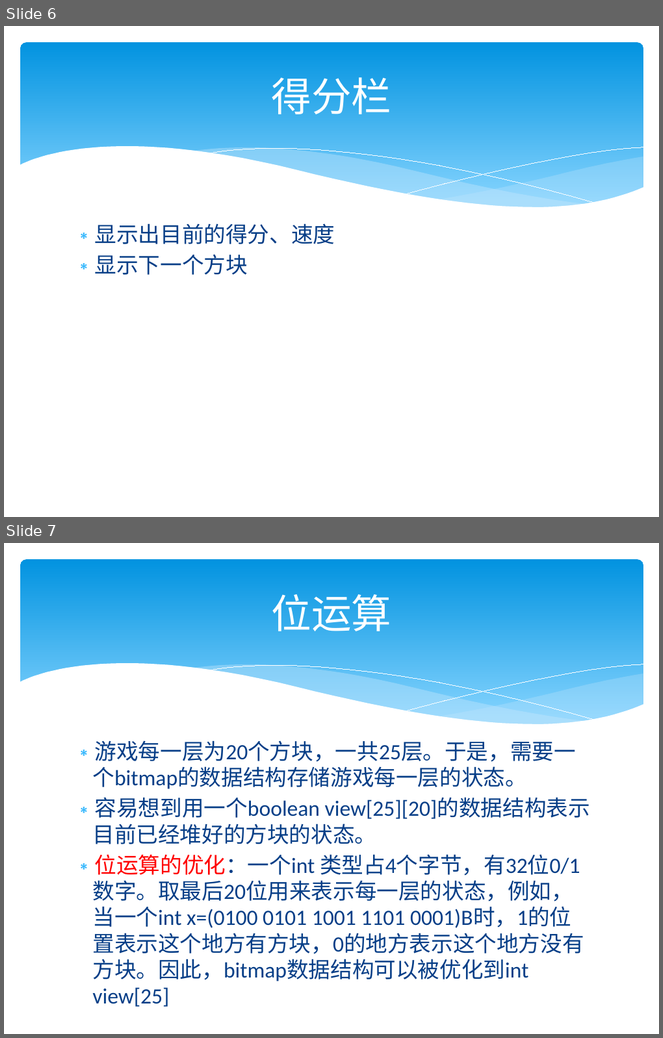
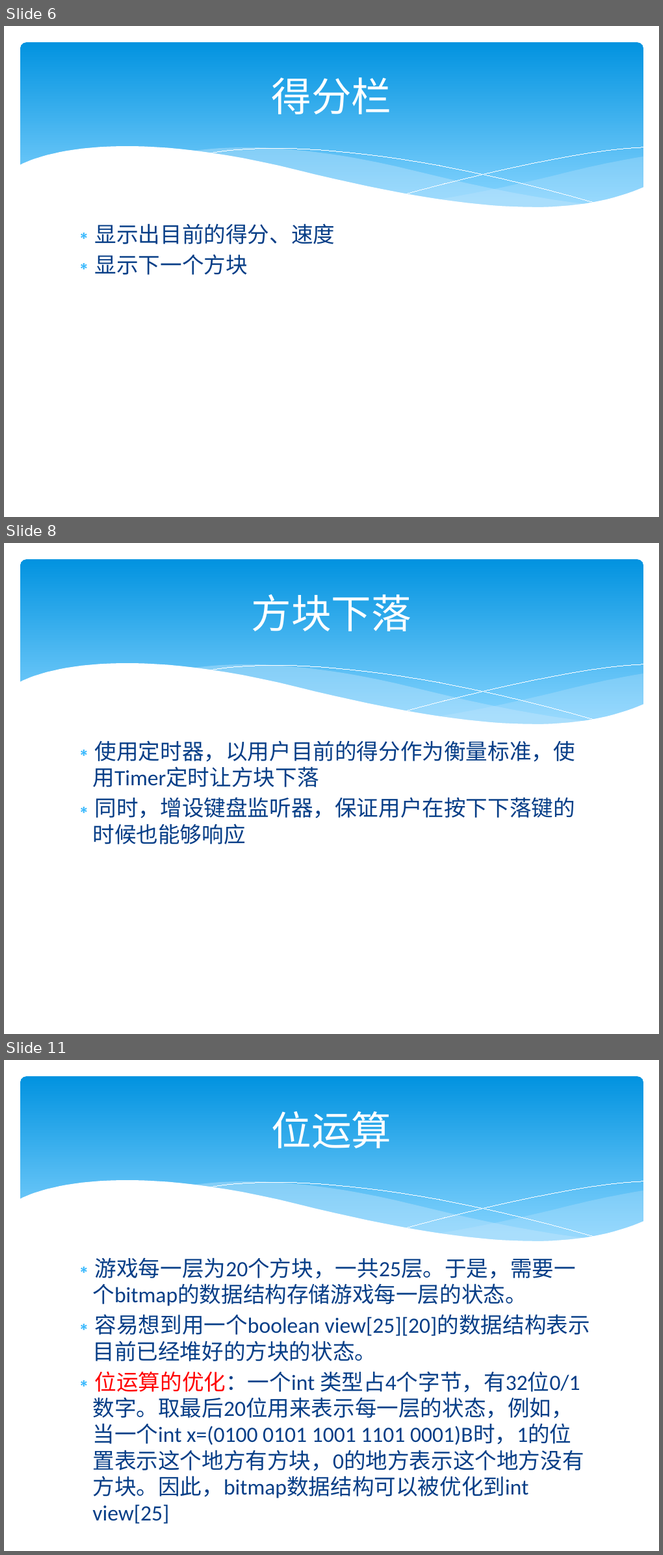
Before and after one commit to VioletHill/Tetris, a slide deck: java项目答辩.pptx. Shown one above the other, each under a label of ours: slides 6 and 7 before the commit, slides 6, 8 and 11 after it; the slides between them are not shown. The pictures are 663x1038 and 663x1555 pixels, drawn with LibreOffice and Linux fonts; fonts in the diff are those of the drawing. Boxes give left, top, right and bottom in pixels: in the first picture for what was removed or moved away, otherwise in the second. Text is boxed around its words. In the diff, an @@ line names an element or a change of style, - is before the commit and + after.

```diff
--- a/java项目答辩.pptx
+++ b/java项目答辩.pptx
@@ slide 8 added at box(4, 543, 659, 1034), background #FFFFFF; not listed: 6 template elements that a slide beside it also shows @@
@@ title added at box(252, 594, 412, 631), 44 pt, text #FFFFFF @@
+方块下落
@@ text added at box(92, 741, 575, 845), 24 pt, text #073E87 @@
+∗ 使用定时器，以用户目前的得分作为衡量标准，使用Timer定时让方块下落
+∗ 同时，增设键盘监听器，保证用户在按下下落键的时候也能够响应
@@ what was slide 7 is now slide 11 @@
```
Also in this commit, not shown: 3 other slides added, 1 other file.
